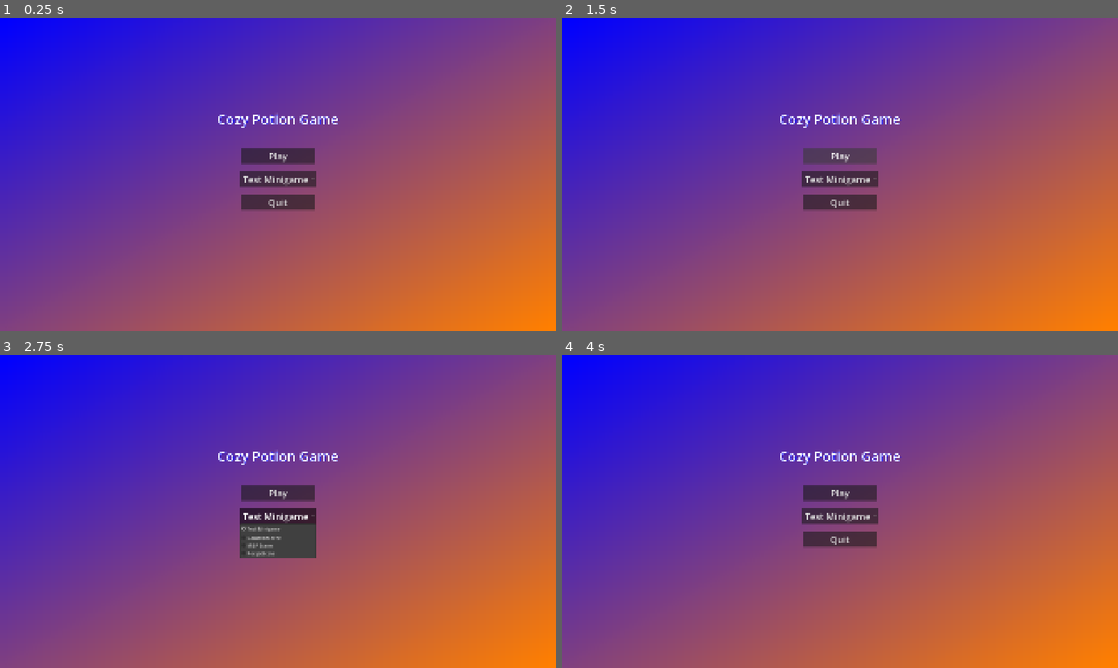
Above: before the commit, frames 1-4 (two rows, left to right).
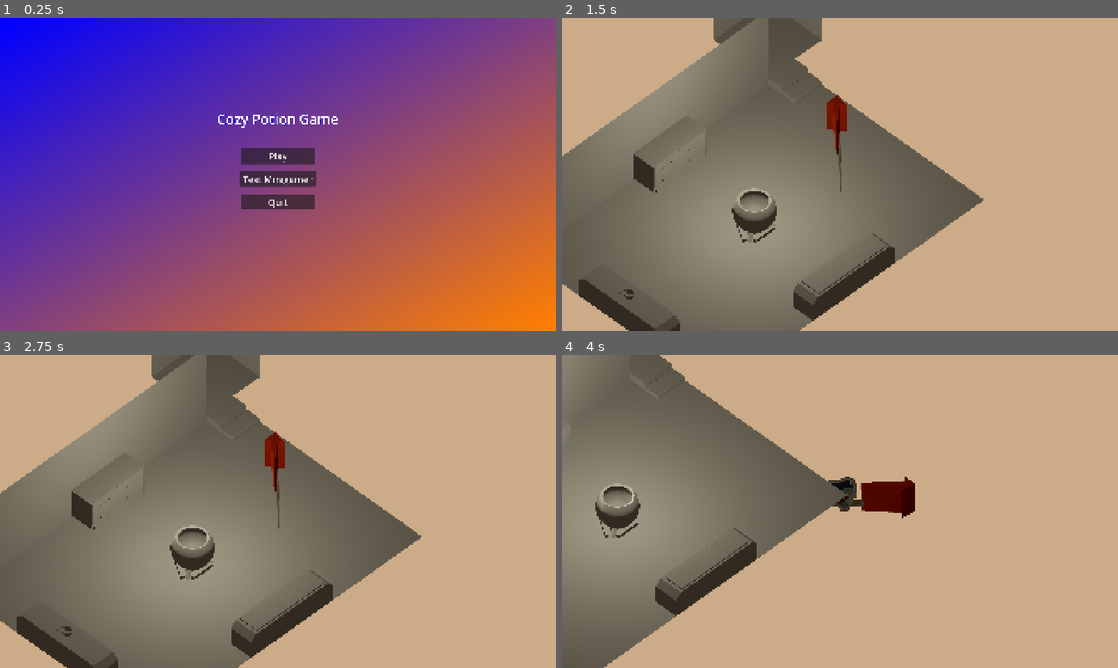
Above: after the commit, the same moments.

Repository: unimelb-game-makers/Team-Quibble-Production
Game: Godot game, scene res://scenes/game_viewport.tscn
The game is run twice, just before and just after one commit, with the same random seed, the same clock (stepped at 60 frames per second) and the same inputs. Before the commit the project starts from res://scenes/main.tscn.
Inputs (mouse positions are in pixels of both pictures, inside the frame that each line leads up to):
- Up to frame 1 (0.25 s): no input
- Up to frame 2 (1.5 s): click "Play" at 0.5 s; click (840, 155) at 1.25 s, where only the run before the commit has a clickable "Play"
- Up to frame 3 (2.75 s): click (278, 514) at 2 s, where only the run before the commit has a clickable "Test Minigame"
- Up to frame 4 (4 s): tap Enter at 2.75 s; move the mouse to (962, 495) at 2.77 s; press the mouse at (962, 495) at 2.78 s; hold D (move_right) 2.78-3.5 s; release the mouse at (962, 495) at 3.5 s; drag from (728, 527) to (812, 574) at 3.52 s

The runs differ from the first frame. In frame 1, 0.4% of the frame differs, in the area x 39-62%, y 30-61%; in frame 2, 100%, in the area x 0-100%, y 0-100%; in frame 3, 100%; in frame 4, 100%.

Commit message:
updated: branch to work when merged with main

Diff:
--- a/cozy-potion-game/project.godot
+++ b/cozy-potion-game/project.godot
@@ -11,7 +11,7 @@
 [application]
 
 config/name="Cozy Potion Game"
-run/main_scene="uid://dvuso6cvhqekf"
+run/main_scene="uid://2qiws8u3tfkj"
 config/features=PackedStringArray("4.7", "Forward Plus")
 config/icon="res://icon.svg"
 
--- a/cozy-potion-game/scripts/game_viewport/scene_manager.gd
+++ b/cozy-potion-game/scripts/game_viewport/scene_manager.gd
@@ -27,8 +27,7 @@
 	return true
 
 func change_active_scene_to_file(path: String) -> bool:
-	if not sub_viewport:
-		return false
+	assert(sub_viewport, "A sub viewport could not be found")
 
 	var error = ResourceLoader.load_threaded_request(path)
 
--- a/cozy-potion-game/scripts/main_menu.gd
+++ b/cozy-potion-game/scripts/main_menu.gd
@@ -5,7 +5,7 @@
 @onready var main_scene: Node = get_parent().get_parent() # ideally i would want a
 # nice autoloader script to get the main scene
 
-@export var shop_scene_path: String
+@onready var shop_scene_path := "uid://bec7ovcvsvc5q"
 
 
 func _ready() -> void:
Not shown, changed: cozy-potion-game/assets/models/enviroment/Room_Layout_Placeholder/Cauldron_Placeholder.fbm/Placeholder_Character.png.import
Not shown, changed: cozy-potion-game/assets/models/mimi/Mimi - Side.png.import
